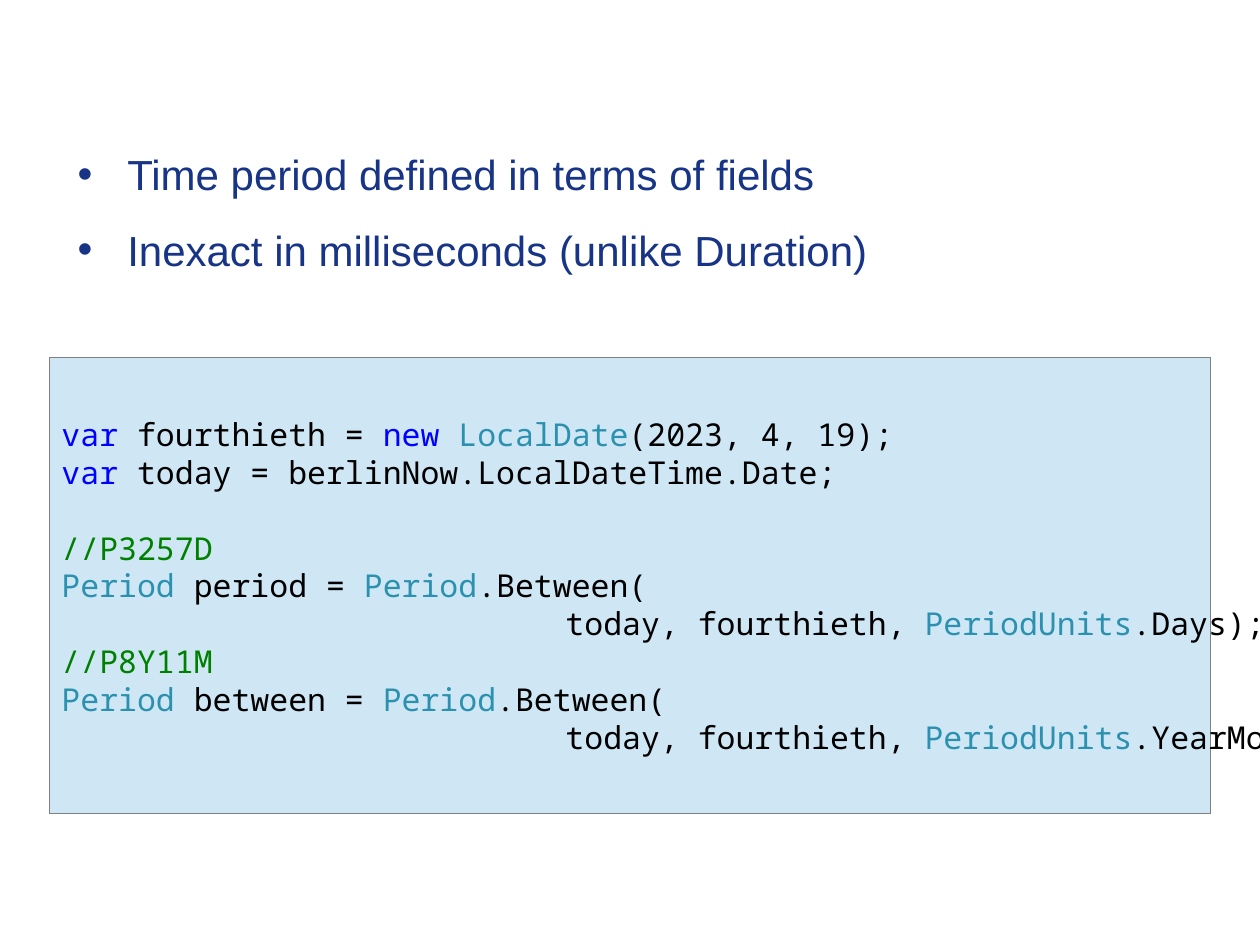
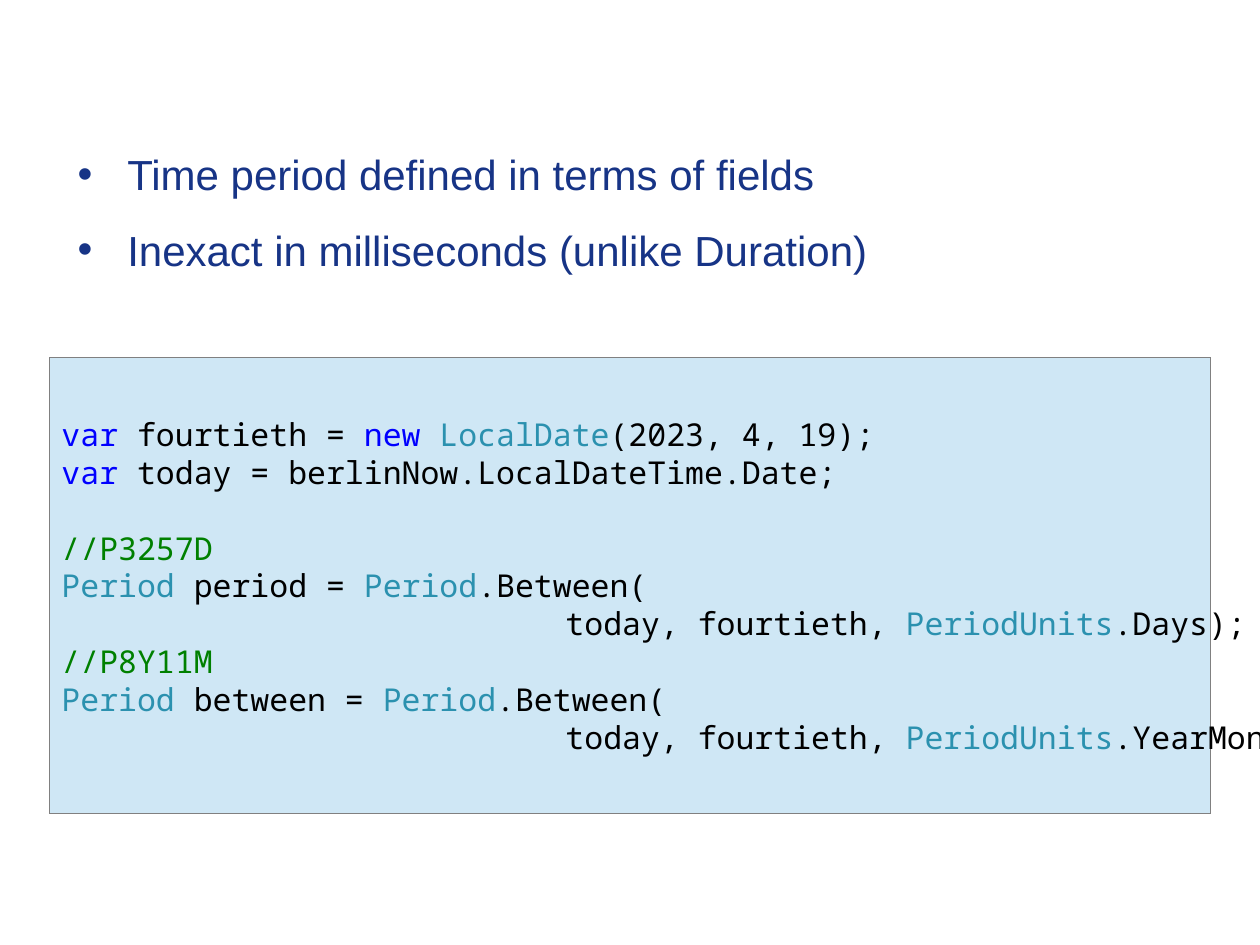
Before and after one commit to Timothep/MarathonWOShoes, a slide deck: slide 14 of BarefootMarathon.odp. Drawn at 1260x945 pixels with LibreOffice and Linux fonts; fonts in the diff are those of the drawing; background and template pictures are left out. Boxes give left, top, right and bottom in pixels: in the first picture for what was removed or moved away, otherwise in the second. Text is boxed around its words. In the diff, an @@ line names an element or a change of style, - is before the commit and + after.

```diff
--- a/BarefootMarathon.odp
+++ b/BarefootMarathon.odp
@@ text in rectangle at <box>61,422,875,451</box>: text changed @@
-var fourthieth = new LocalDate(2023, 4, 19);
+var fourtieth = new LocalDate(2023, 4, 19);
@@ text in rectangle at <box>565,606,1246,644</box>: text changed @@
-today, fourthieth, PeriodUnits.Days);
+today, fourtieth, PeriodUnits.Days);
@@ text in rectangle at <box>565,719,1260,757</box>: text changed @@
-today, fourthieth, PeriodUnits.YearMonthDay);
+today, fourtieth, PeriodUnits.YearMonthDay);
```
Also in this commit, not shown: 7 other slides changed, 2 other files.
